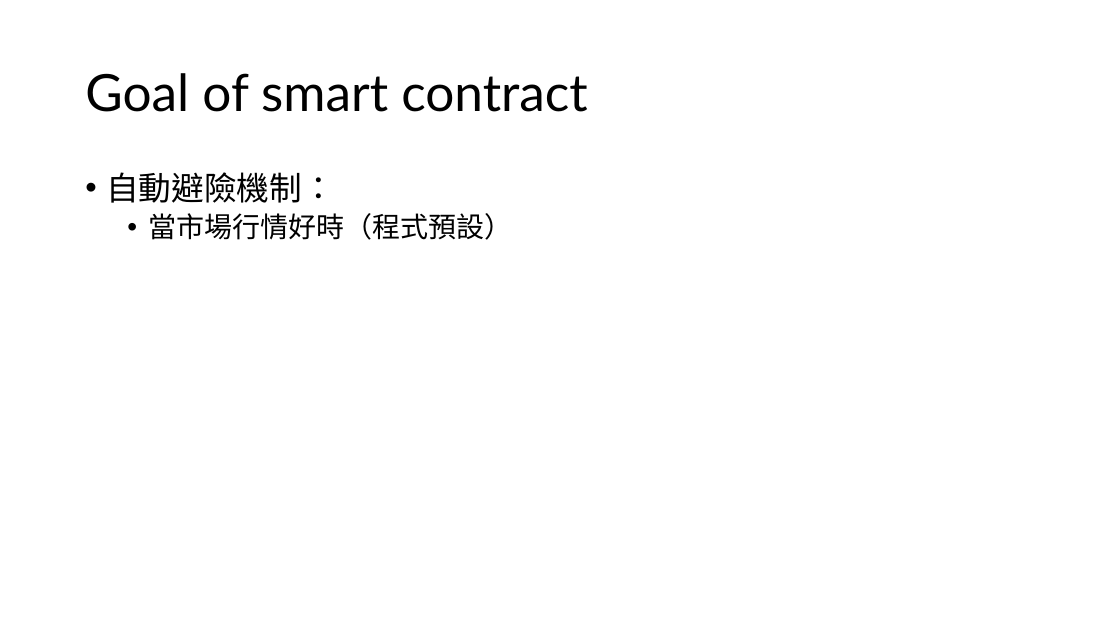
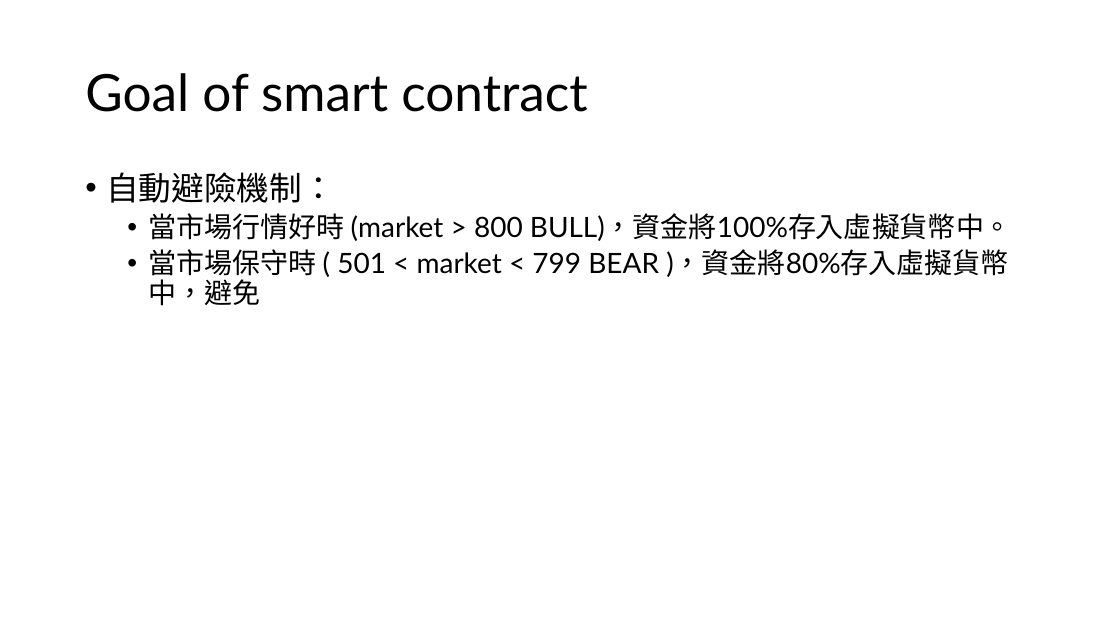
Before and after one commit to imlone1y/Automated-Dynamic-Momentum-Vault, a slide deck: slide 2 of 411121307_report.pptx. Drawn at 1120x630 pixels with LibreOffice and Linux fonts; fonts in the diff are those of the drawing. Boxes give left, top, right and bottom in pixels: in the first picture for what was removed or moved away, otherwise in the second. Text is boxed around its words. In the diff, an @@ line names an element or a change of style, - is before the commit and + after.

```diff
--- a/411121307_report.pptx
+++ b/411121307_report.pptx
@@ text at bbox=[148, 213, 1012, 306]: text changed @@
-  • 當市場行情好時（程式預設）
+  • 當市場行情好時 (market > 800 BULL)，資金將100%存入虛擬貨幣中。
+  • 當市場保守時 ( 501 < market < 799 BEAR )，資金將80%存入虛擬貨幣中，避免
```
Also in this commit, not shown: 2 other files.
